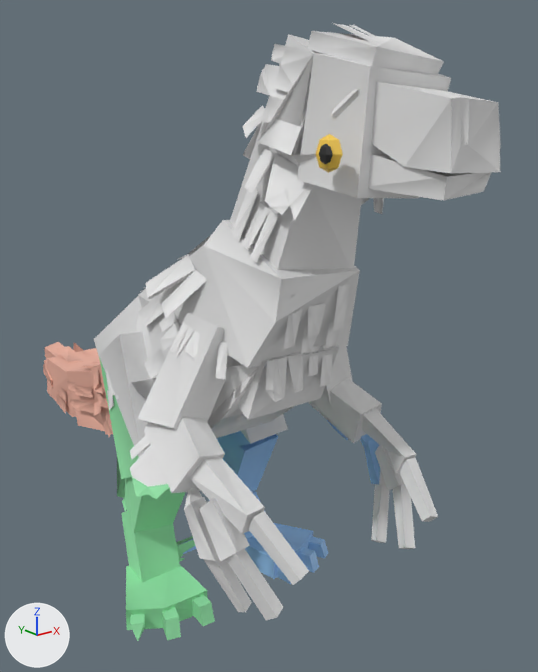
An edit to the FBX model assets/blender/theri.fbx, drawn before and after from the same camera.
Both versions are drawn from a 50 mm lens placed at (-0.0527, -0.0806, 0.0363), pointed at (0.0106, -0.0015, 0.0047). Every picture has the same lights, and +X, +Y and +Z are marked at lower left. The picture after the commit comes second. Where no turn or scale is listed for an object, it has been applied to the vertices.

Names of what the first picture shows: 'theri_Body', 'theri_Dark', 'theri_Eyes', 'theri_LegL', 'theri_LegR', 'theri_Tail'.
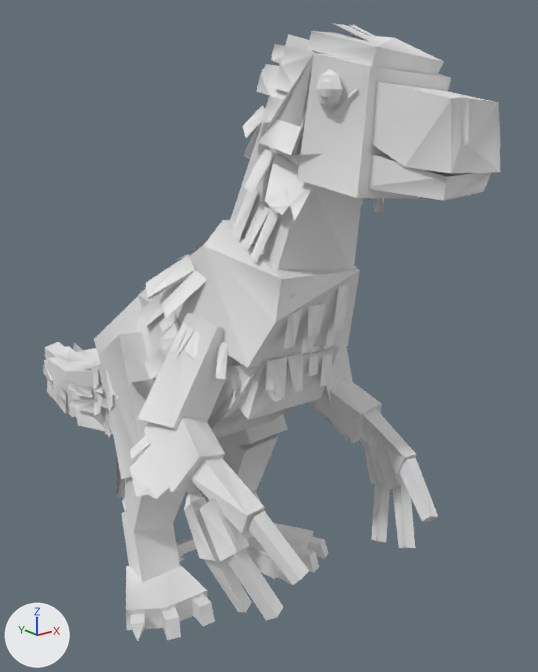
What the commit changed:
me_theri_legr_005 has 109 vertices, 115 faces and spans x -0.0169..0.0083, y -0.0228..0.0162, z -0.0295..0.0035.
me_theri_legr_005 no longer uses material mat_pc_legr (green #95e7aa).
me_theri_tail_005 has 183 vertices, 168 faces and spans x -0.0068..0.0075, y 0.0102..0.0552, z -0.017..0.0011.
me_theri_tail_005 no longer uses material mat_pc_tail (beige #edb3a0).
me_theri_dark_005 is used by ob_theri_dark; location (0.0, 0.0, 0.0).
me_theri_dark_005 had 40 vertices, 48 faces and spanned x -0.0067..0.0084, y -0.0315..-0.0297, z 0.031..0.0328.
me_theri_dark_005 no longer uses material mat_pc_dark (black #272727).
me_theri_dark_005 now has 40 vertices, 48 faces and spans x -0.005..0.0066, y -0.0295..-0.0277, z 0.0365..0.0383.
me_theri_dark_005 part 1: the loose piece of 20 vertices spanning x -0.0067..-0.0059, y -0.0315..-0.0297, z 0.031..0.0328 is moved by (0.0017, 0.002, 0.0055).
Other edits to the shape of me_theri_dark_005 do not show in these pictures.
me_theri_legl_005 has 127 vertices, 136 faces and spans x -0.0088..0.0165, y -0.0256..0.0125, z -0.03..0.0021.
me_theri_legl_005 no longer uses material mat_pc_legl (blue #95c4f3).
me_theri_eyes_005 is used by ob_theri_eyes; location (0.0, 0.0, 0.0).
me_theri_eyes_005 had 40 vertices, 48 faces and spanned x -0.00637..0.00807, y -0.03191..-0.02851, z 0.03022..0.03362.
me_theri_eyes_005 no longer uses material mat_pc_eyes (yellow #f9ce50).
me_theri_eyes_005 now has 40 vertices, 48 faces and spans x -0.00466..0.00627, y -0.02991..-0.02651, z 0.03573..0.03913.
me_theri_eyes_005 part 2: the loose piece of 20 vertices spanning x -0.00637..-0.00464, y -0.03191..-0.02851, z 0.03022..0.03362 is moved by (0.00171, 0.002, 0.00551).
Other edits to the shape of me_theri_eyes_005 do not show in these pictures.

Changed parts and their boxes (x1, y1, x2, y2) in the pictures (538 x 672 px):
'theri_LegR', recoloured (green to white): (99, 357, 215, 641) in both
'theri_LegL', recoloured: (182, 419, 380, 584) in both
'theri_Tail', recoloured (beige to white): (43, 342, 113, 437) in both
'theri_Eyes', reshaped, recoloured: before (316, 134, 343, 173); after (316, 69, 343, 109)
'theri_Dark', reshaped, recoloured: before (319, 144, 333, 164); after (319, 79, 333, 100)
